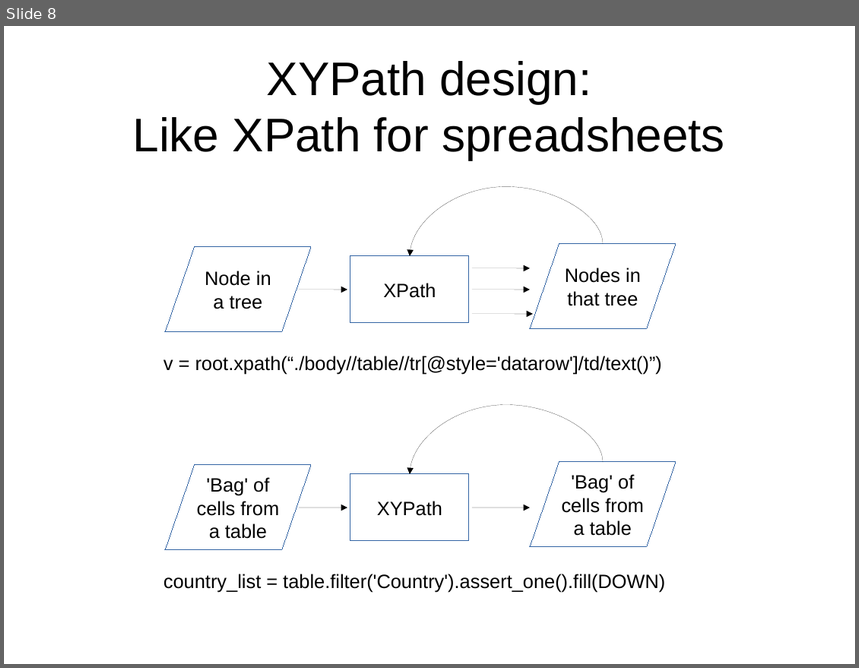
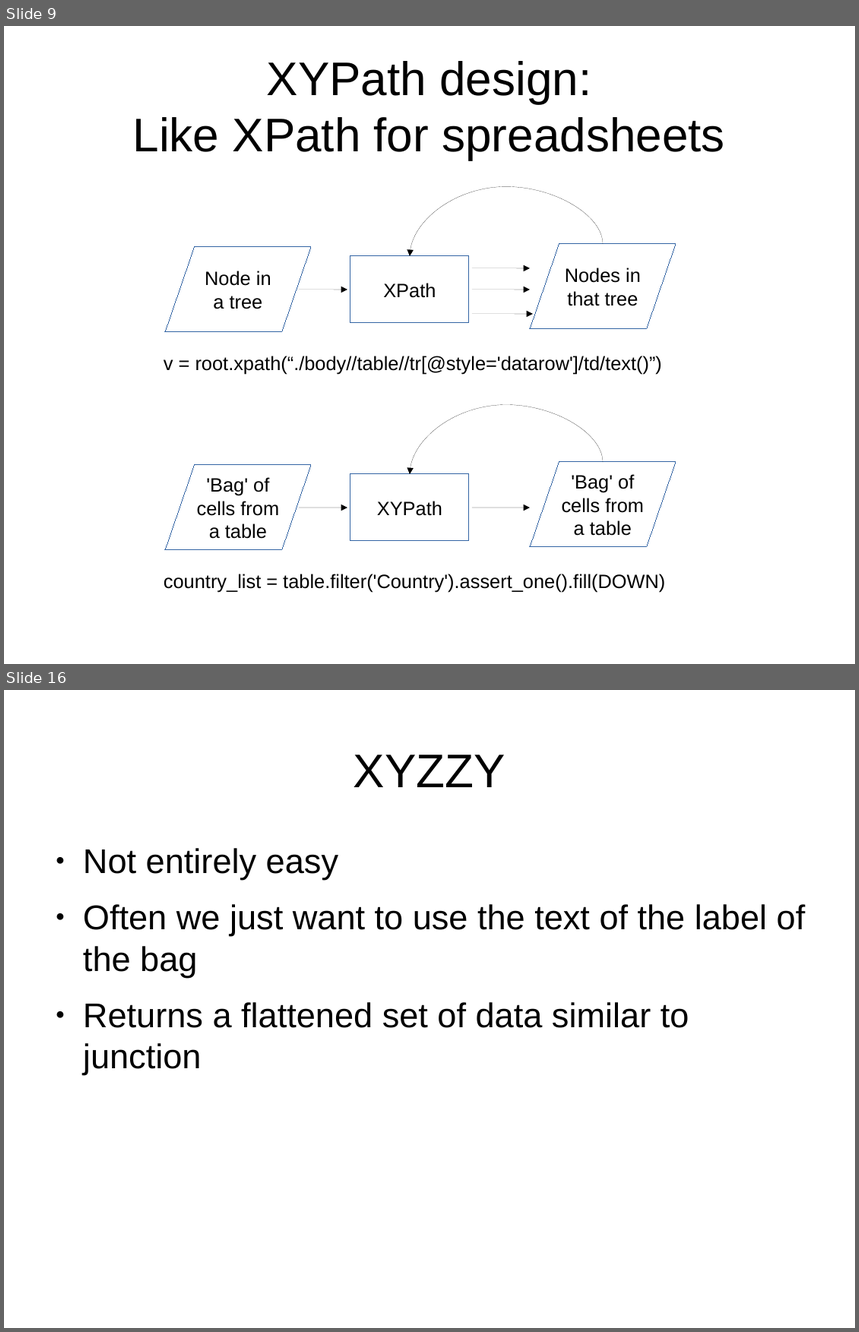
Before and after one commit to sensiblecodeio/xypath, a slide deck: presentation.odp. Shown one above the other, each under a label of ours: slide 8 before the commit, slides 9 and 16 after it; the slides between them are not shown. The pictures are 859x668 and 859x1332 pixels, drawn with LibreOffice and Linux fonts; fonts in the diff are those of the drawing. Boxes give left, top, right and bottom in pixels: in the first picture for what was removed or moved away, otherwise in the second. Text is boxed around its words. In the diff, an @@ line names an element or a change of style, - is before the commit and + after.

```diff
--- a/presentation.odp
+++ b/presentation.odp
@@ slide 16 added at (4,690,855,1328), background #FFFFFF @@
@@ title added at (354,755,506,787), 44 pt, text #000000 @@
+XYZZY
@@ text added at (83,848,806,1075), 32 pt, text #000000 @@
+● Not entirely easy
+● Often we just want to use the text of the label of the bag
+● Returns a flattened set of data similar to junction
@@ what was slide 8 is now slide 9 @@
```
Also in this commit, not shown: 2 slides changed, 8 other slides added, 4 slides removed.
